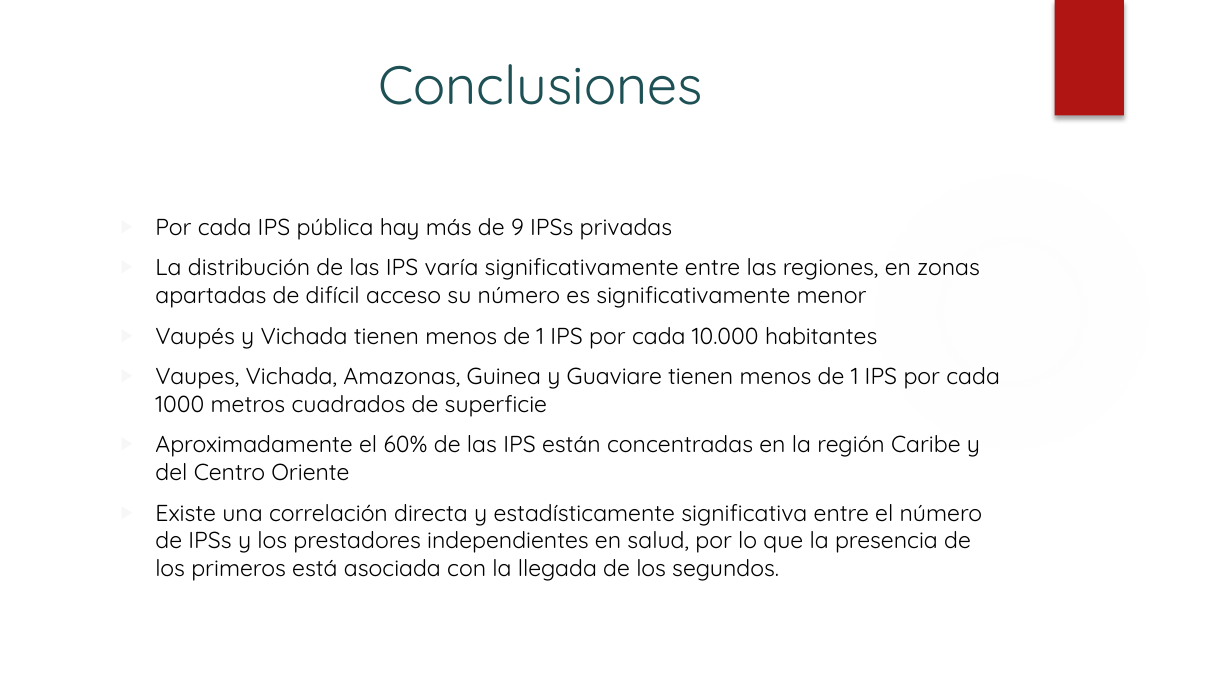
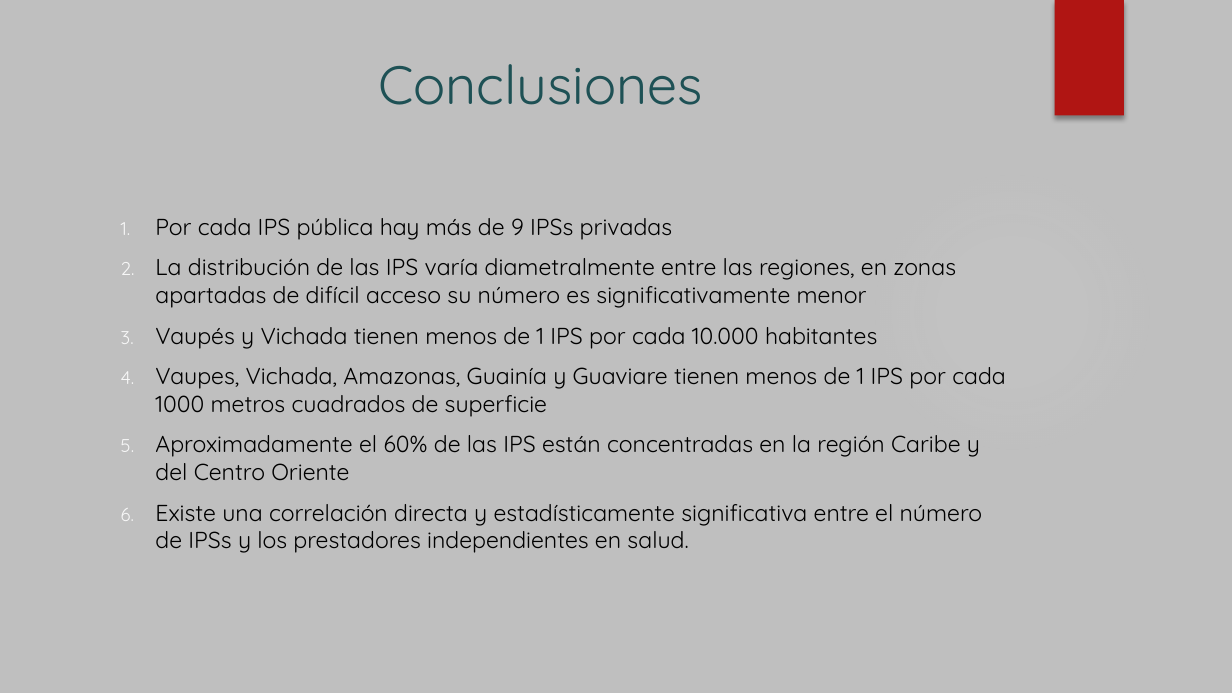
Before and after one commit to mekarlos/prueba, a slide deck: slide 9 of Distribución de los Prestadores de Salud en Colombia.pptx. Drawn at 1232x693 pixels with LibreOffice and Linux fonts; fonts in the diff are those of the drawing; background and template pictures are left out. Boxes give left, top, right and bottom in pixels: in the first picture for what was removed or moved away, otherwise in the second. Text is boxed around its words. In the diff, an @@ line names an element or a change of style, - is before the commit and + after.

```diff
--- a/Distribución de los Prestadores de Salud en Colombia.pptx
+++ b/Distribución de los Prestadores de Salud en Colombia.pptx
@@ background #FFFFFF to #BFBFBF @@
@@ text at box(155, 218, 980, 480): bullet ▶ to 1. @@
@@ text at box(155, 258, 956, 308): text changed @@
-▶ La distribución de las IPS varía significativamente entre las regiones, en zonas apartadas de difícil acceso su número es significativamente menor
+2. La distribución de las IPS varía diametralmente entre las regiones, en zonas apartadas de difícil acceso su número es significativamente menor
@@ text at box(155, 367, 1006, 417): text changed @@
-▶ Vaupes, Vichada, Amazonas, Guinea y Guaviare tienen menos de 1 IPS por cada 1000 metros cuadrados de superficie
+4. Vaupes, Vichada, Amazonas, Guainía y Guaviare tienen menos de 1 IPS por cada 1000 metros cuadrados de superficie
@@ text at box(155, 504, 983, 553): text changed @@
-▶ Existe una correlación directa y estadísticamente significativa entre el número de IPSs y los prestadores independientes en salud, por lo que la presencia de los primeros está asociada con la llegada de los segundos.
+6. Existe una correlación directa y estadísticamente significativa entre el número de IPSs y los prestadores independientes en salud.
```
Also in this commit, not shown: 2 other slides changed, 2 other files.
